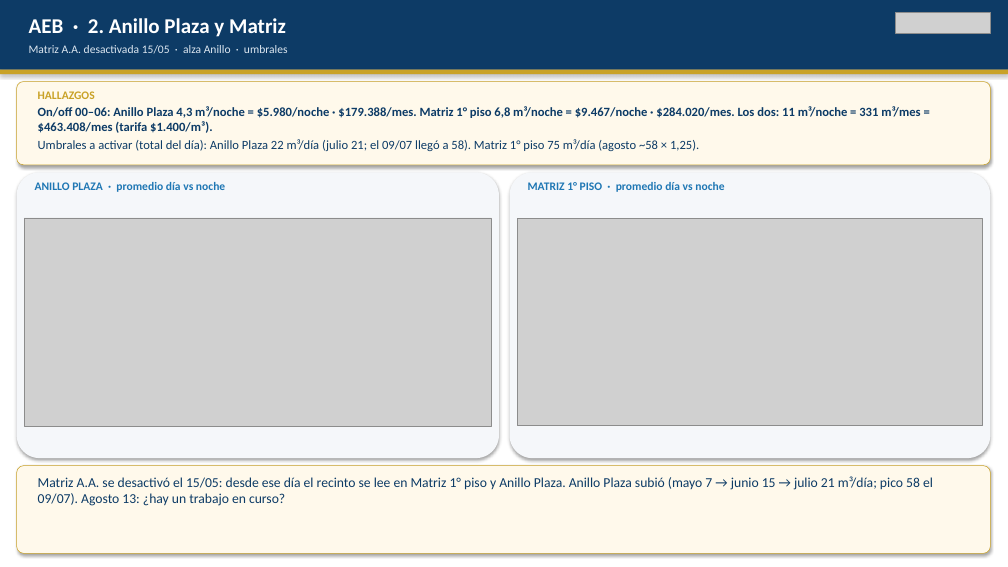
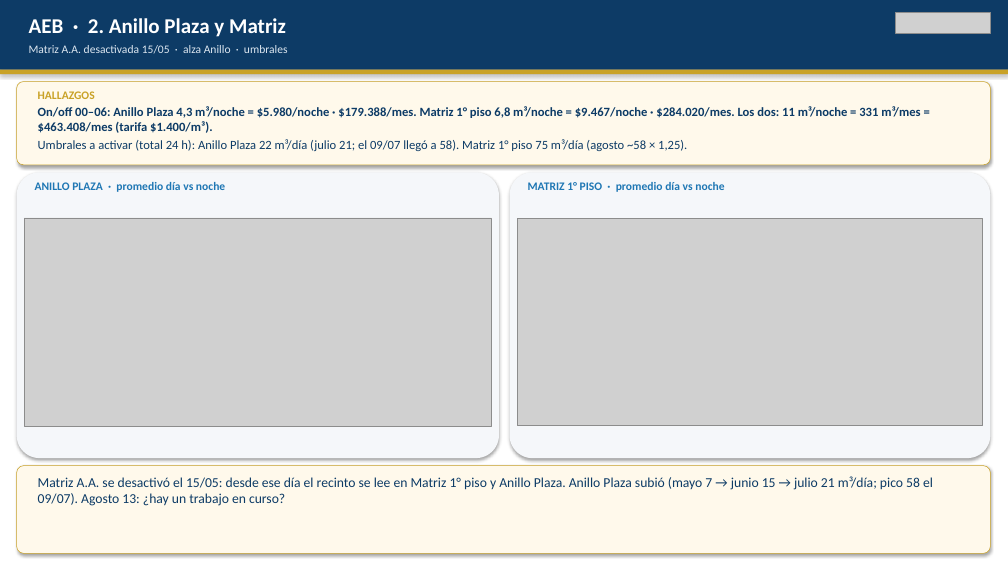
Before and after one commit to anibaloperacionesWes/wes-scripts, a slide deck: slide 11 of reports/Parque_Arauco/TMP_7MALLS/entrega_diego_anibal/Recorrido_ejecutivo_PA_MAE_20260817.pptx. Drawn at 1008x567 pixels with LibreOffice and Linux fonts; fonts in the diff are those of the drawing; grey boxes stand for pictures. Boxes give left, top, right and bottom in pixels: in the first picture for what was removed or moved away, otherwise in the second. Text is boxed around its words. In the diff, an @@ line names an element or a change of style, - is before the commit and + after.

```diff
--- a/reports/Parque_Arauco/TMP_7MALLS/entrega_diego_anibal/Recorrido_ejecutivo_PA_MAE_20260817.pptx
+++ b/reports/Parque_Arauco/TMP_7MALLS/entrega_diego_anibal/Recorrido_ejecutivo_PA_MAE_20260817.pptx
@@ text at bbox=[38, 139, 687, 151]: text changed @@
-Umbrales a activar (total del día): Anillo Plaza 22 m³/día (julio 21; el 09/07 llegó a 58). Matriz 1° piso 75 m³/día (agosto ~58 × 1,25).
+Umbrales a activar (total 24 h): Anillo Plaza 22 m³/día (julio 21; el 09/07 llegó a 58). Matriz 1° piso 75 m³/día (agosto ~58 × 1,25).
```
Also in this commit, not shown: 7 other slides changed, 1 other file.
